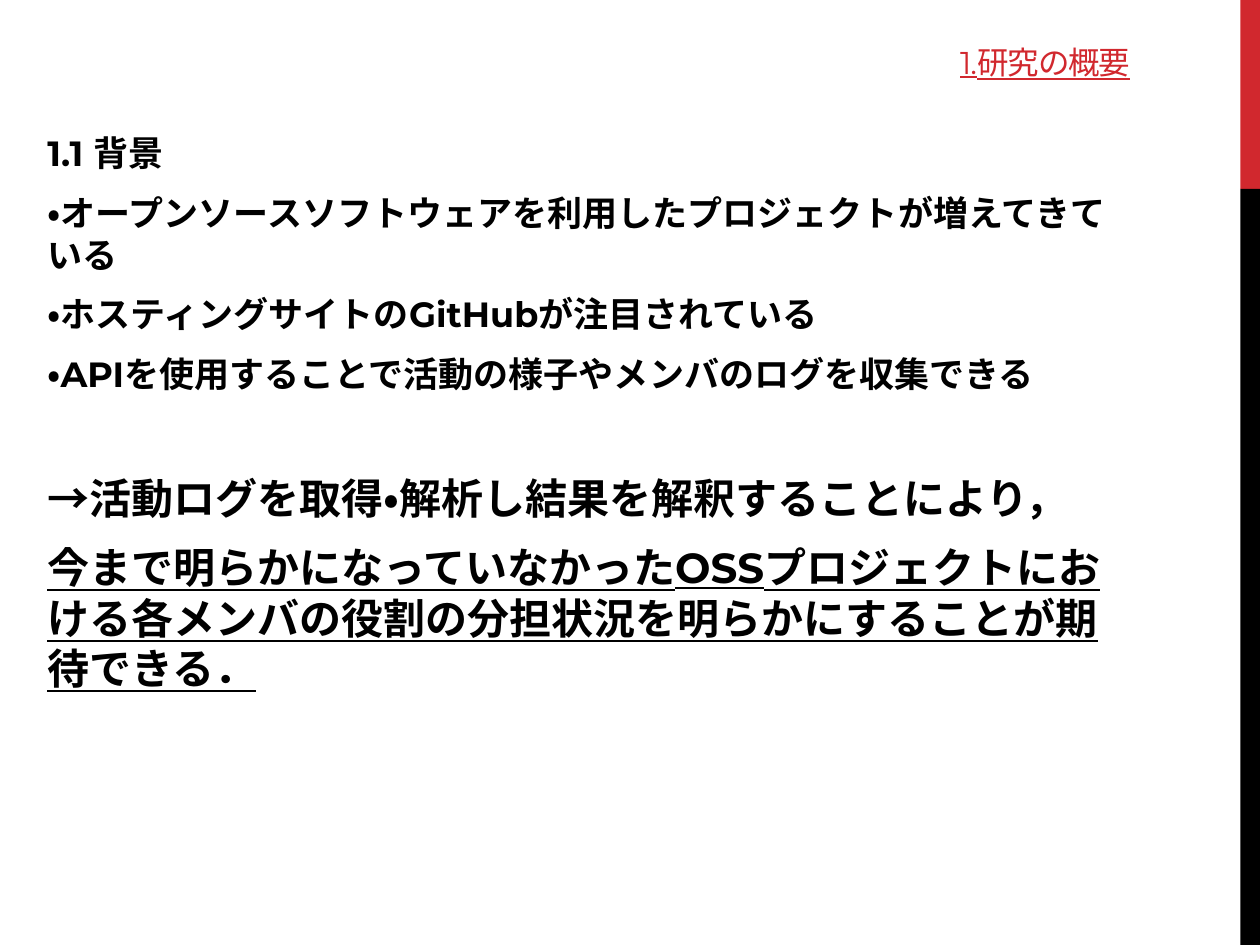
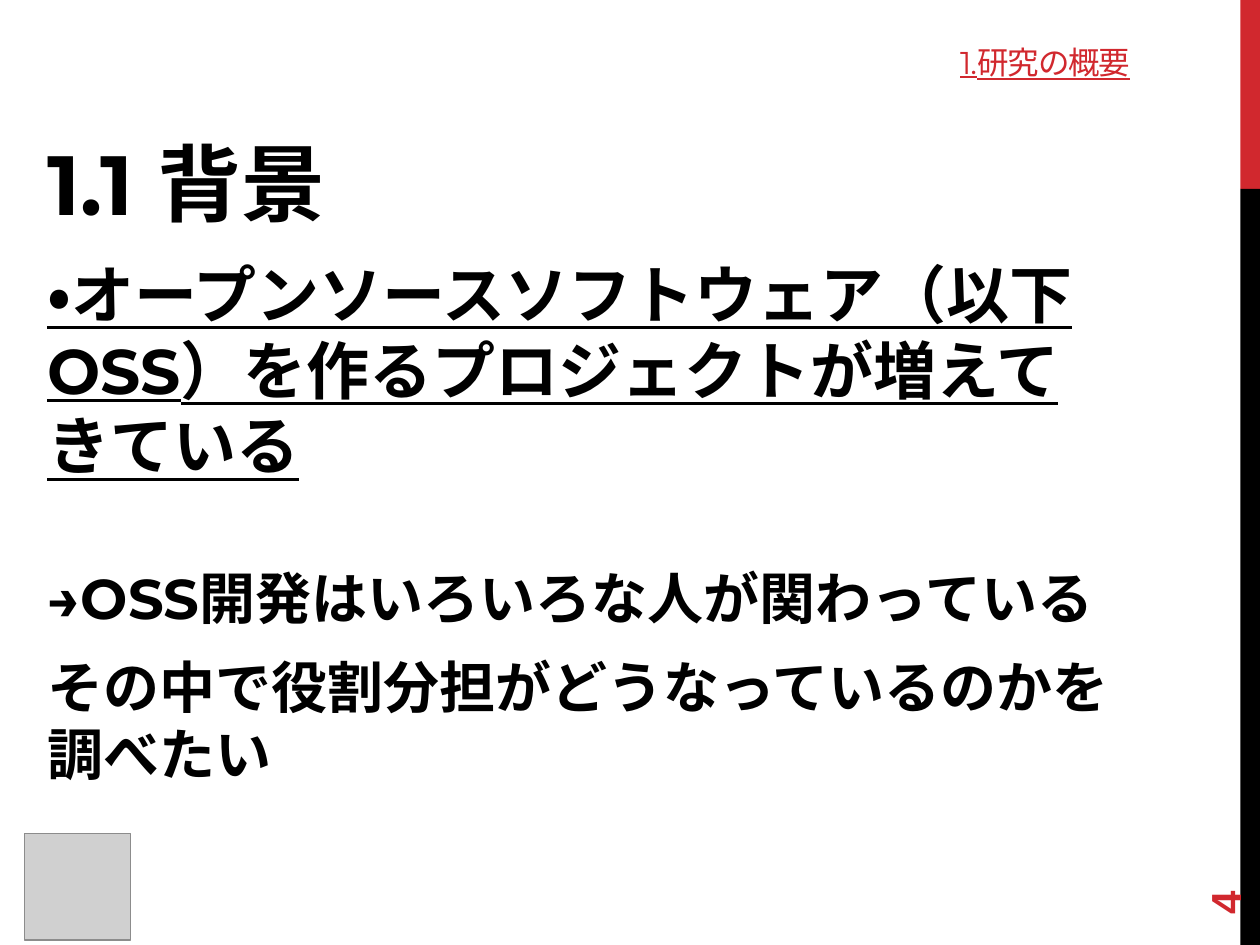
Before and after one commit to keimatsui/kadai, a slide deck: slide 4 of 卒業論文/2012/関口元基/パワポ.pptx. Drawn at 1260x945 pixels with LibreOffice and Linux fonts; fonts in the diff are those of the drawing; grey boxes stand for pictures. Boxes give left, top, right and bottom in pixels: in the first picture for what was removed or moved away, otherwise in the second. Text is boxed around its words. In the diff, an @@ line names an element or a change of style, - is before the commit and + after.

```diff
--- a/卒業論文/2012/関口元基/パワポ.pptx
+++ b/卒業論文/2012/関口元基/パワポ.pptx
@@ text at (x1=47, y1=143, x2=326, y2=223): size 20 to 48 pt in "1.1 背景"; more space between paragraphs @@
@@ text at (x1=47, y1=264, x2=1109, y2=780): text changed; size 20 to 32 pt @@
-・オープンソースソフトウェアを利用したプロジェクトが増えてきている
-・ホスティングサイトのGitHubが注目されている
-・APIを使用することで活動の様子やメンバのログを収集できる
-→活動ログを取得・解析し結果を解釈することにより，
-今まで明らかになっていなかったOSSプロジェクトにおける各メンバの役割の分担状況を明らかにすることが期待できる．
+・オープンソースソフトウェア（以下OSS）を作るプロジェクトが増えてきている
+→OSS開発はいろいろな人が関わっている
+その中で役割分担がどうなっているのかを調べたい
@@ picture added at (x1=25, y1=833, x2=131, y2=940) @@
@@ page number added at (x1=1203, y1=893, x2=1250, y2=914), 24 pt, text #D1282E, bold @@
+4
```
Also in this commit, not shown: 13 other slides changed, 10 slides added, 24 slides removed.
